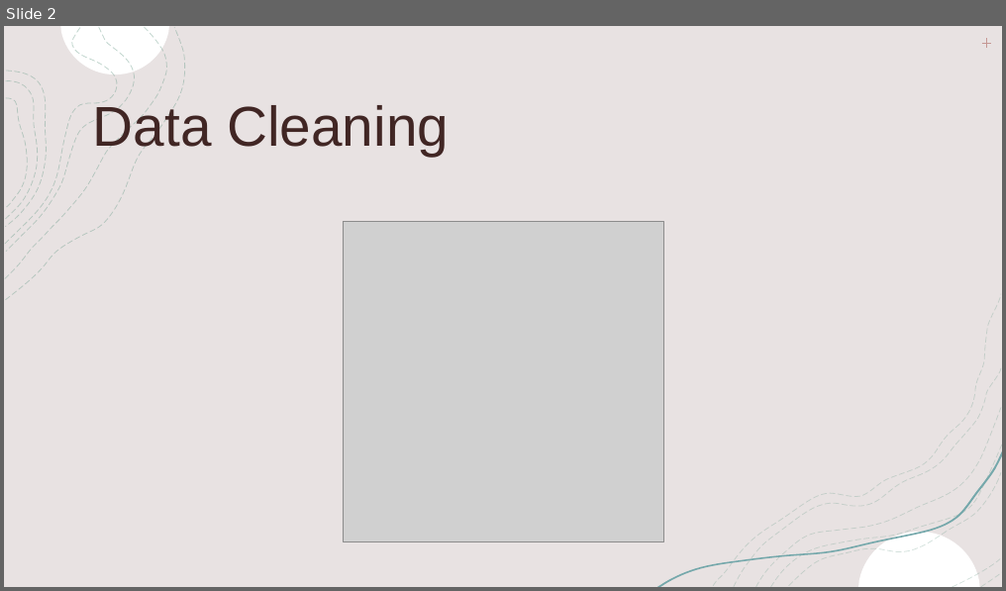
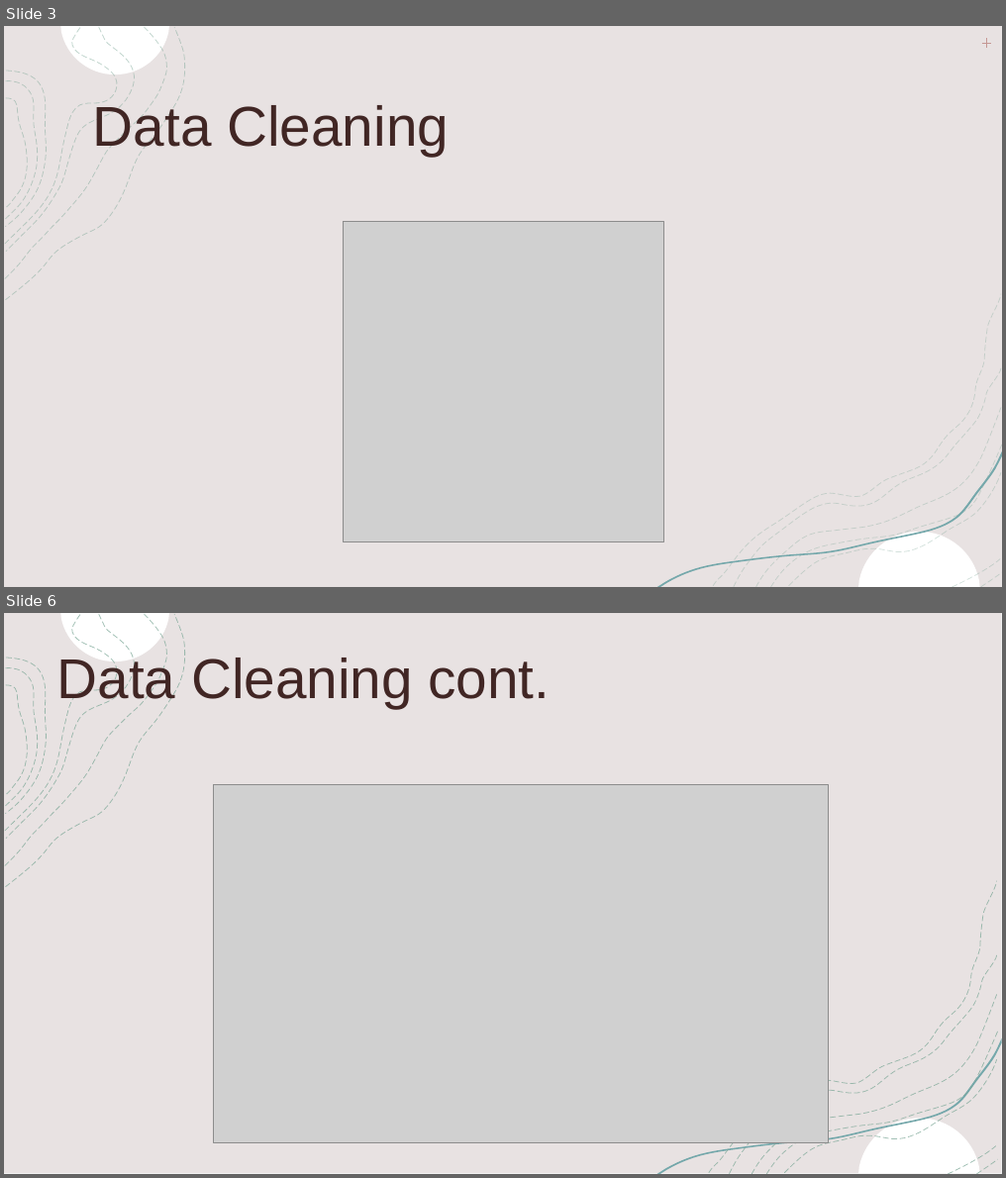
Before and after one commit to jaryan77/TeamTitans_Project_1, a slide deck: Life Expectancy Presentation.pptx. Shown one above the other, each under a label of ours: slide 2 before the commit, slides 3 and 6 after it; the slides between them are not shown. The pictures are 1006x591 and 1006x1178 pixels, drawn with LibreOffice and Linux fonts; fonts in the diff are those of the drawing; grey boxes stand for pictures. Boxes give left, top, right and bottom in pixels: in the first picture for what was removed or moved away, otherwise in the second. Text is boxed around its words. In the diff, an @@ line names an element or a change of style, - is before the commit and + after.

```diff
--- a/Life Expectancy Presentation.pptx
+++ b/Life Expectancy Presentation.pptx
@@ slide 6 added at [4, 613, 1002, 1174], background #FFFFFF; not listed: 8 template elements that a slide beside it also shows @@
@@ rectangle added at [4, 613, 1002, 1174], fill #E8E2E2, outline #F2F2F2 1 pt @@
@@ freeform shape added at [60, 613, 169, 662], fill #FFFFFF @@
@@ title added at [57, 655, 550, 709], 54 pt, text #412624 @@
+Data Cleaning cont.
@@ group added at [6, 615, 185, 887]: 4 freeform shapes @@
@@ picture added at [213, 784, 829, 1143] @@
@@ freeform shape added at [709, 881, 997, 1173], outline #81AA9B 0.75 pt dashed @@
@@ freeform shape added at [656, 1039, 1002, 1174], fill #75A8AB @@
@@ freeform shape added at [785, 1059, 997, 1173], outline #81AA9B 0.75 pt dashed @@
@@ freeform shape added at [859, 1118, 980, 1173], fill #FFFFFF @@
@@ what was slide 2 is now slide 3 @@
```
Also in this commit, not shown: 5 slides changed, 3 other slides added, 4 slides removed, 14 other files.
